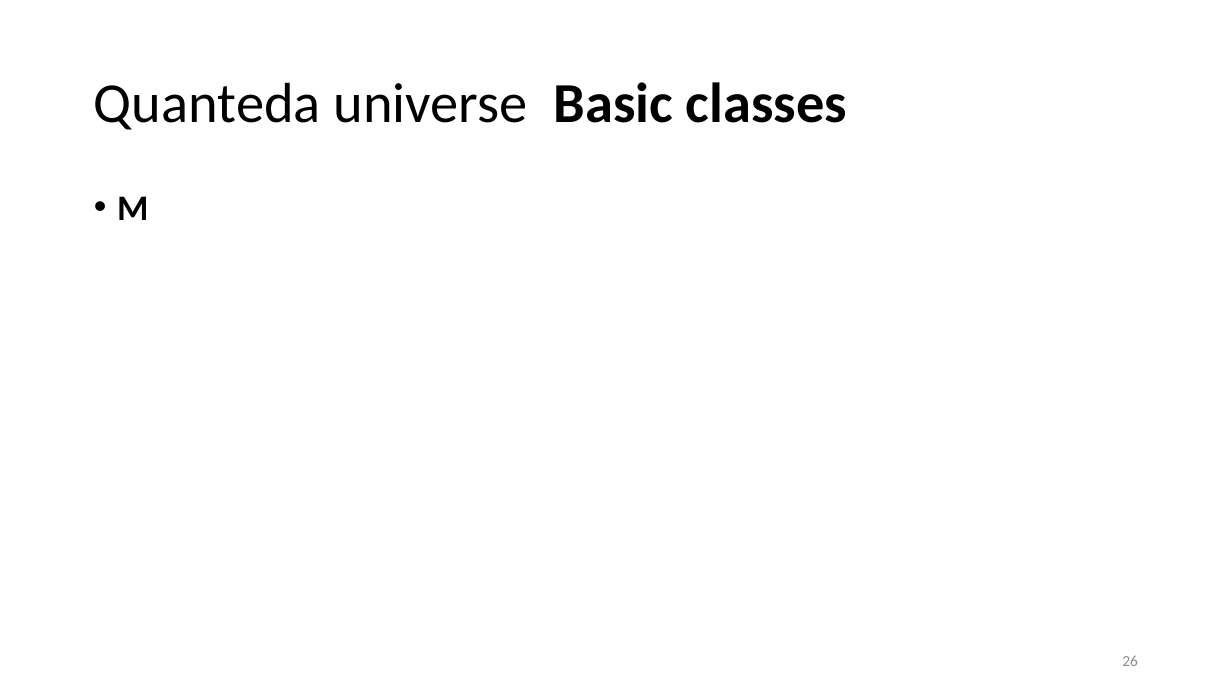
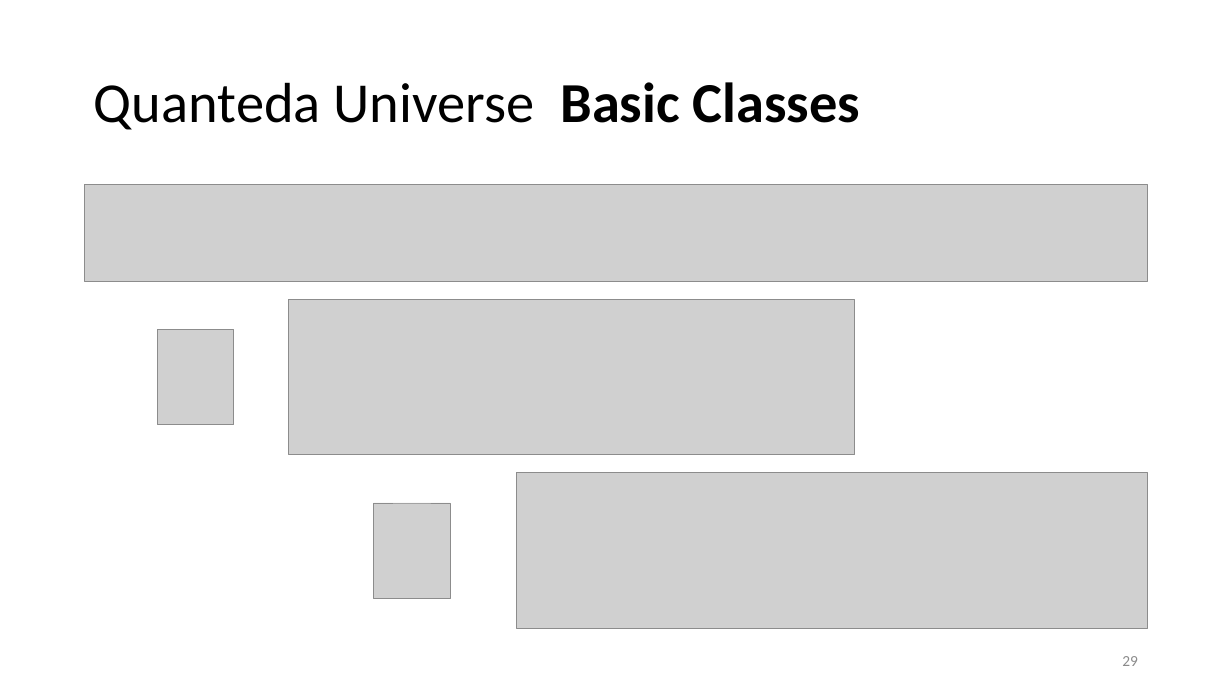
Before and after one commit to lisa-wm/consulting, a slide deck: slide 29 of 5_seminar/Contents_Part_01/Präsentation_Teil1.pptx (slide 26 before the commit). Drawn at 1232x693 pixels with LibreOffice and Linux fonts; fonts in the diff are those of the drawing; grey boxes stand for pictures. Boxes give left, top, right and bottom in pixels: in the first picture for what was removed or moved away, otherwise in the second. Text is boxed around its words. In the diff, an @@ line names an element or a change of style, - is before the commit and + after.

```diff
--- a/5_seminar/Contents_Part_01/Präsentation_Teil1.pptx
+++ b/5_seminar/Contents_Part_01/Präsentation_Teil1.pptx
@@ title at bbox=[94, 82, 860, 130]: text changed @@
-Quanteda universe Basic classes
+Quanteda Universe Basic Classes
@@ picture added at bbox=[85, 185, 1148, 282] @@
@@ text removed at bbox=[117, 196, 148, 220] @@
-• M
@@ picture added at bbox=[289, 299, 856, 455] @@
@@ picture added at bbox=[157, 329, 234, 424] @@
@@ picture added at bbox=[517, 473, 1147, 629] @@
@@ picture added at bbox=[373, 503, 450, 598] @@
@@ page number at bbox=[1122, 656, 1138, 666]: text changed @@
-26
+29
```
Also in this commit, not shown: 14 other slides changed, 8 slides added, 2 slides removed, 4 other files.
